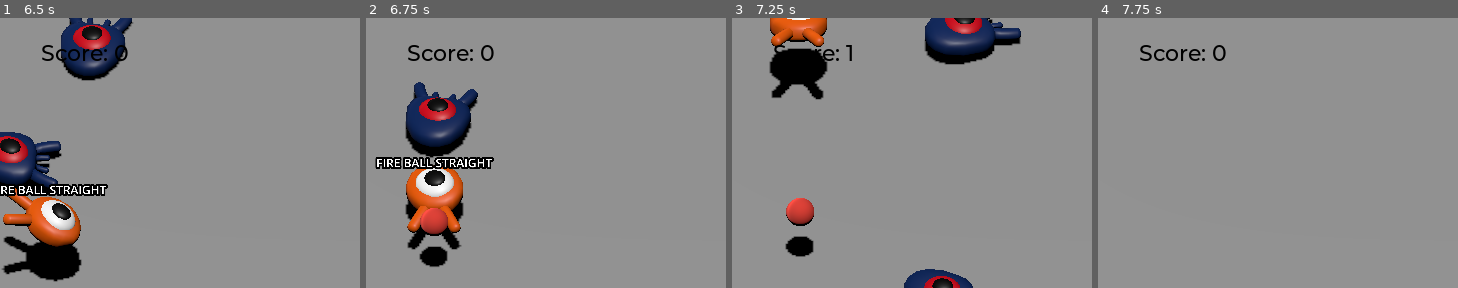
Above: before the commit, frames 1-4 (left to right).
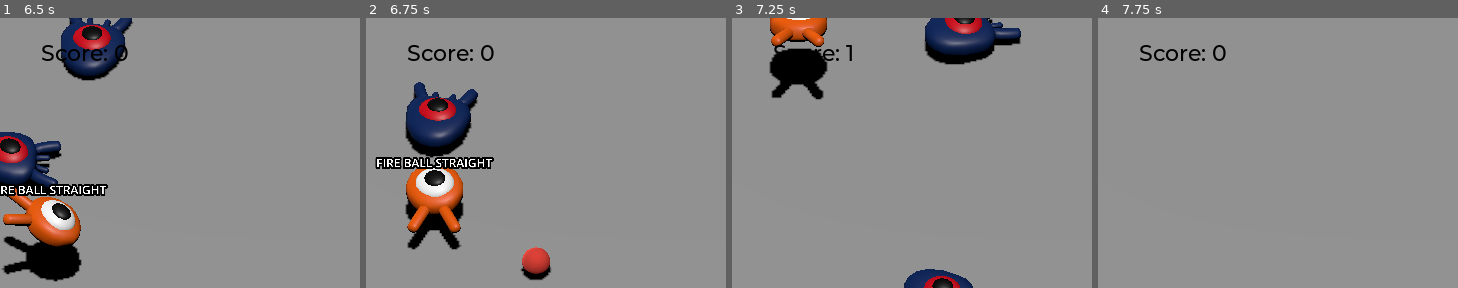
Above: after the commit, the same moments.

Repository: shmingusdingus/wizard-slop
Game: Godot game, scene res://main.tscn
Same seed, same stepped clock (60 frames per second), same inputs: the game is played once before the commit and once after it.
Inputs:
- Up to frame 1 (6.5 s): hold D (move_right) 0.53-1.28 s; hold J (rune_cast) 0.53-1.28 s; tap Space (jump) at 0.77, 1.52, 2.75, 3.02, 3.77, 4.52, 6.02 s; hold S (move_back) 1.28-2.03 s; tap K (rune_element) at 1.35, 4.35 s; hold D (move_right) 2.03-2.78 s; hold L (rune_form) 2.03-2.78 s; hold W (move_forward) 2.78-3.53 s; tap , (rune_motion) at 2.85, 5.85 s; hold J (rune_cast) 3.53-4.28 s; hold A (move_left) 3.53-5.03 s; hold S (move_back) 5.03-5.78 s; hold L (rune_form) 5.03-5.78 s; hold D (move_right) from 5.78 s (still down)
- Up to frame 2 (6.75 s): release D (move_right) at 6.53 s; hold W (move_forward) from 6.53 s (still down); hold J (rune_cast) from 6.53 s (still down)
- Up to frame 3 (7.25 s): keep holding W (move_forward); keep holding J (rune_cast); tap Space (jump) at 6.77 s
- Up to frame 4 (7.75 s): release W (move_forward) at 7.28 s; release J (rune_cast) at 7.28 s; hold D (move_right) from 7.28 s (still down); tap K (rune_element) at 7.35 s; tap Space (jump) at 7.52 s
The pictures show only the part of the screen within x 0-50%, y 3-53%; the shares and areas given below are measured in that part.

Frame 1 is identical in both runs. In frame 2, 1.9% of the frame differs, in the area x 14-52%, y 70-98%; in frame 3, 1.2%; in frame 4, nothing differs.

Commit message:
Add player direction

Diff:
--- a/player.gd
+++ b/player.gd
@@ -22,6 +22,7 @@
 const RUNE_BALL := preload("res://spells/runes/forms/form_ball.tres")
 const RUNE_STRAIGHT := preload("res://spells/runes/motions/motion_straight.tres")
 const BALL_PROJECTILE := preload("res://spells/projectiles/ball/ball_projectile.tscn")
+const BEAM := preload("res://spells/projectiles/beam/beam_projectile.tscn")
 
 # Current spell state (grammar-enforced)
 var element: ElementRune = null
@@ -79,7 +80,6 @@
 		await _fizzle_spell()
 		return
 
-	# --- Spell is complete ---
 	_spawn_spell_projectile()
 	await _success_pulse()
 	_clear_spell()
@@ -90,9 +90,13 @@
 		print("No projectile scene assigned for form")
 		return
 
+	var forward_dir: Vector3 = -$Pivot.global_transform.basis.z
+	forward_dir = forward_dir.normalized()
+
 	var spell = Spell.new(element, form, motion)
 	var spell_proj = form.projectile_scene.instantiate()
 	spell_proj.initialize(spell)
+	spell_proj.set_direction(forward_dir)
 
 	spell_proj.global_transform.origin = global_transform.origin + Vector3(0,1,0)
 	get_parent().add_child(spell_proj)
--- a/spells/projectiles/spell_projectile.gd
+++ b/spells/projectiles/spell_projectile.gd
@@ -1,6 +1,8 @@
 extends Area3D
 class_name SpellProjectile
 
+var direction: Vector3 = Vector3.ZERO
+var speed: float = 10.0
 var velocity: Vector3 = Vector3.ZERO
 var element_color: Color = Color(1,1,1)
 var damage: float = 1.0
@@ -15,11 +17,15 @@
 		mesh.material_override = StandardMaterial3D.new()
 	mesh.material_override.albedo_color = c
 
+func set_direction(dir: Vector3):
+	direction = dir.normalized()
+
 func set_speed(s: float):
-	velocity = velocity.normalized() * s
+	speed = s
 
-func set_velocity(v: Vector3):
-	velocity = v
+func set_velocity(dir: Vector3):
+	velocity = dir.normalized() * velocity.length()
 
 func _physics_process(delta):
+	velocity = direction * speed
 	global_position += velocity * delta
--- a/spells/runes/element_rune.gd
+++ b/spells/runes/element_rune.gd
@@ -3,5 +3,5 @@
 
 @export var color: Color = Color(1, 1, 1)
 
-func apply_to_projectile(projectile):
-	projectile.set_element_color(color)
+func apply_to_projectile(proj: SpellProjectile):
+	proj.set_element_color(color)
--- a/spells/runes/form_rune.gd
+++ b/spells/runes/form_rune.gd
@@ -4,5 +4,5 @@
 @export var projectile_scene: PackedScene
 @export var base_speed: float = 10.0
 
-func apply_to_projectile(projectile):
-	projectile.set_speed(base_speed)
+func apply_to_projectile(proj: SpellProjectile):
+	proj.set_speed(base_speed)
--- a/spells/runes/motion_rune.gd
+++ b/spells/runes/motion_rune.gd
@@ -3,5 +3,6 @@
 
 @export var velocity: Vector3 = Vector3.FORWARD
 
-func apply_to_projectile(projectile):
-	projectile.set_velocity(velocity)
+func apply_to_projectile(proj: SpellProjectile):
+	#proj.set_velocity(proj.direction)
+	pass
